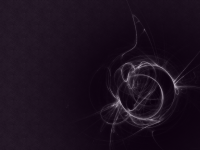
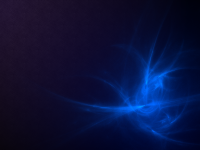
Two versions of the same layered image (w=200, h=150). Layer-by-layer changes:
added layer "Color#1" (20%) above "Color" over (x1=0, y1=0, x2=200, y2=150)
added layer "Color" (20%) above "Flame" over (x1=0, y1=0, x2=200, y2=150)
"Flame": opacity 50% → 100%, painted on it, masked it over (x1=0, y1=0, x2=200, y2=150)
"Flame Blur": opacity 50% → 100%, painted on it, masked it over (x1=0, y1=0, x2=200, y2=150)
removed layer "Paper copy" (was 10%) over (x1=0, y1=0, x2=200, y2=150)
renamed "Color#1" to "Stripes", moved it above "Paper", painted on it, masked it over (x1=0, y1=0, x2=200, y2=150)
removed layer "Flame Softglow" (was 50%) over (x1=0, y1=0, x2=200, y2=150)
added layer "Paper" (20%) above "Base" over (x1=0, y1=0, x2=189, y2=150)
renamed "Paper" to "Base", painted on it over (x1=0, y1=0, x2=200, y2=150)
